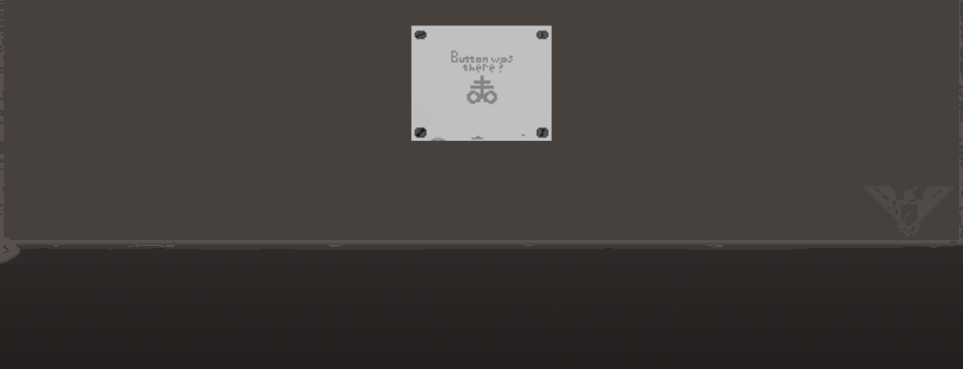
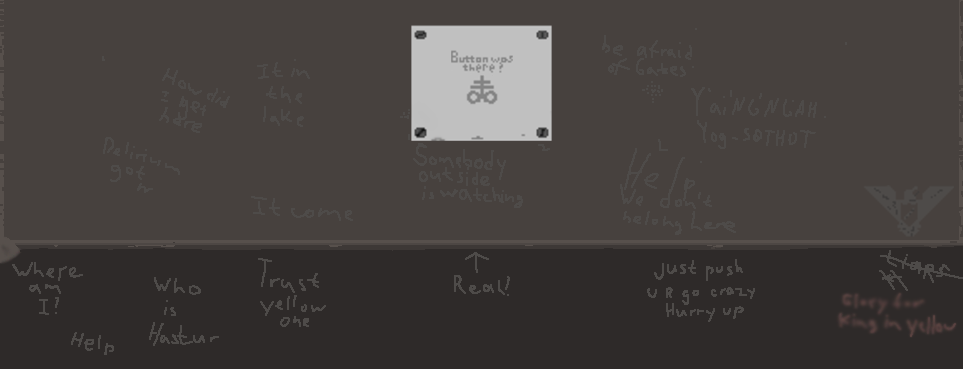
Comparing the layer stacks of the two 963x369 images. Changes:
painted on "Слой 2" over [454, 252, 510, 296]
added layer "table" above "Прямоугольник 1" over [0, 28, 963, 369]
